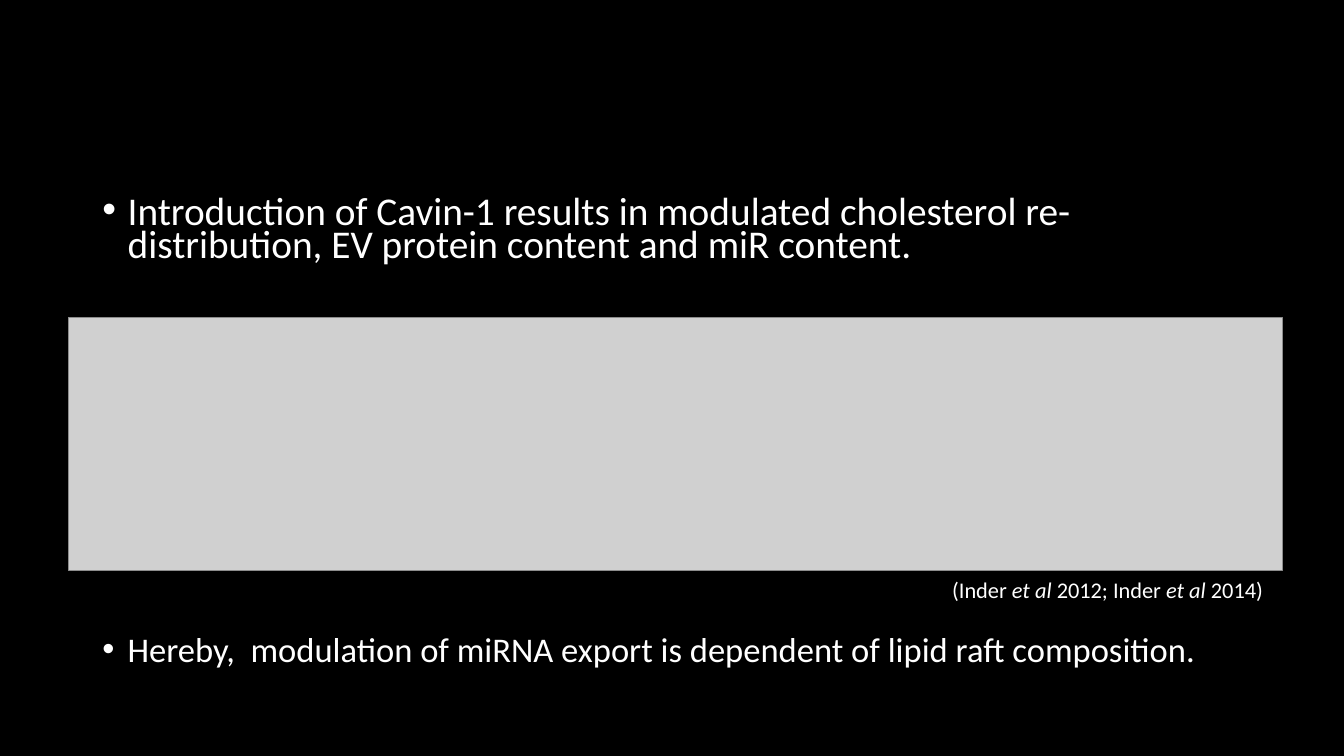
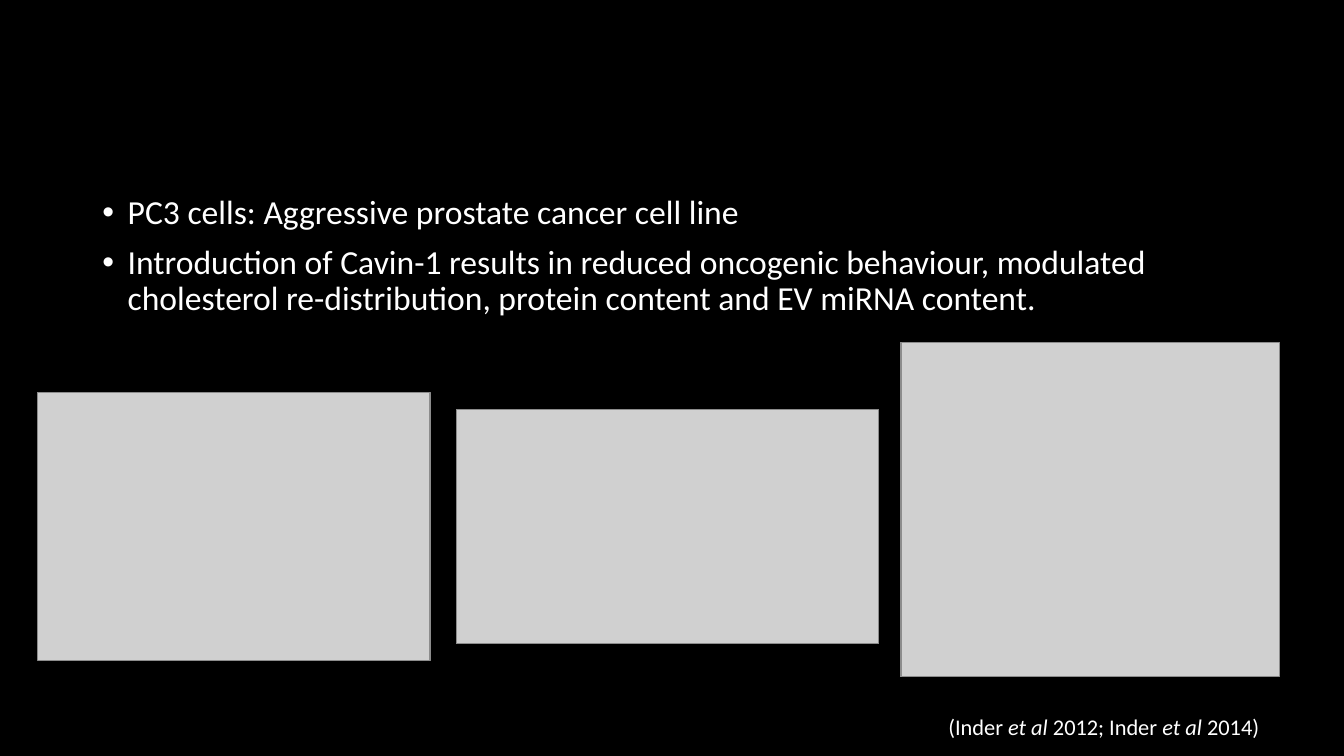
Before and after one commit to HarleyRobinson/Honours2, a slide deck: slide 6 of BackgroundInfo/Selective export of microRNA via extracellular vesicles (2).pptx (slide 7 before the commit). Drawn at 1344x756 pixels with LibreOffice and Linux fonts; fonts in the diff are those of the drawing; grey boxes stand for pictures; background and template pictures are left out. Boxes give left, top, right and bottom in pixels: in the first picture for what was removed or moved away, otherwise in the second. Text is boxed around its words. In the diff, an @@ line names an element or a change of style, - is before the commit and + after.

```diff
--- a/BackgroundInfo/Selective export of microRNA via extracellular vesicles (2).pptx
+++ b/BackgroundInfo/Selective export of microRNA via extracellular vesicles (2).pptx
@@ text at (128, 200, 1146, 316): text changed; size 28.1 to 24 pt @@
-• Introduction of Cavin-1 results in modulated cholesterol re-distribution, EV protein content and miR content.
-• Hereby, modulation of miRNA export is dependent of lipid raft composition.
+• PC3 cells: Aggressive prostate cancer cell line
+• Introduction of Cavin-1 results in reduced oncogenic behaviour, modulated cholesterol re-distribution, protein content and EV miRNA content.
@@ picture removed at (69, 318, 1282, 572) @@
@@ picture added at (900, 343, 1278, 678) @@
@@ picture added at (901, 342, 1279, 677) @@
@@ picture added at (38, 392, 430, 660) @@
@@ picture added at (39, 392, 431, 661) @@
@@ picture added at (457, 410, 879, 644) @@
@@ picture added at (457, 410, 878, 644) @@
@@ text "(Inder et al 2012; Inder ...": place and size @@
-text "(Inder et al 2012; Inder ..." at (952, 582, 1263, 601)
+text "(Inder et al 2012; Inder ..." at (948, 719, 1259, 738)
```
Also in this commit, not shown: 10 other slides changed, 2 slides added, 1 slide removed, 26 other files.
